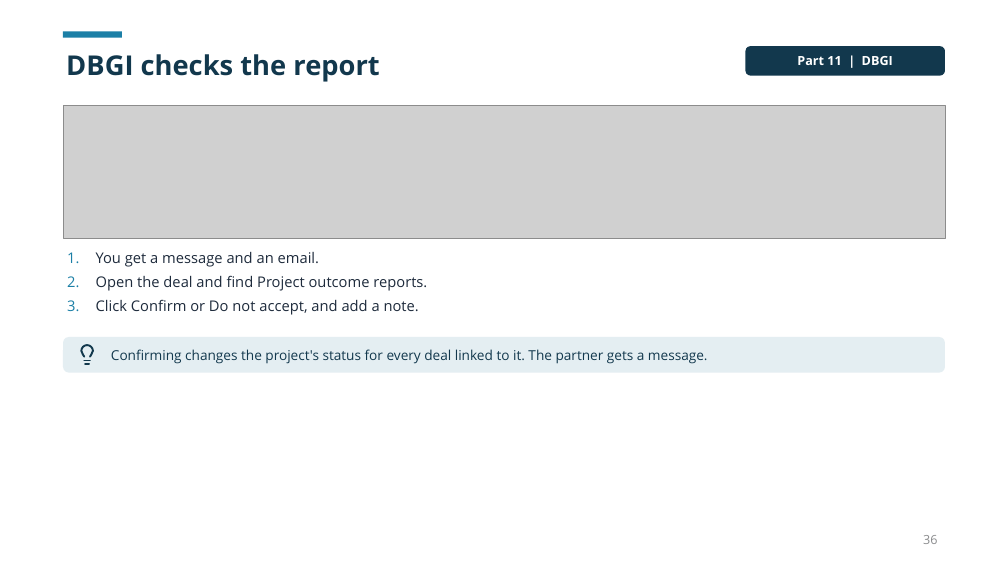
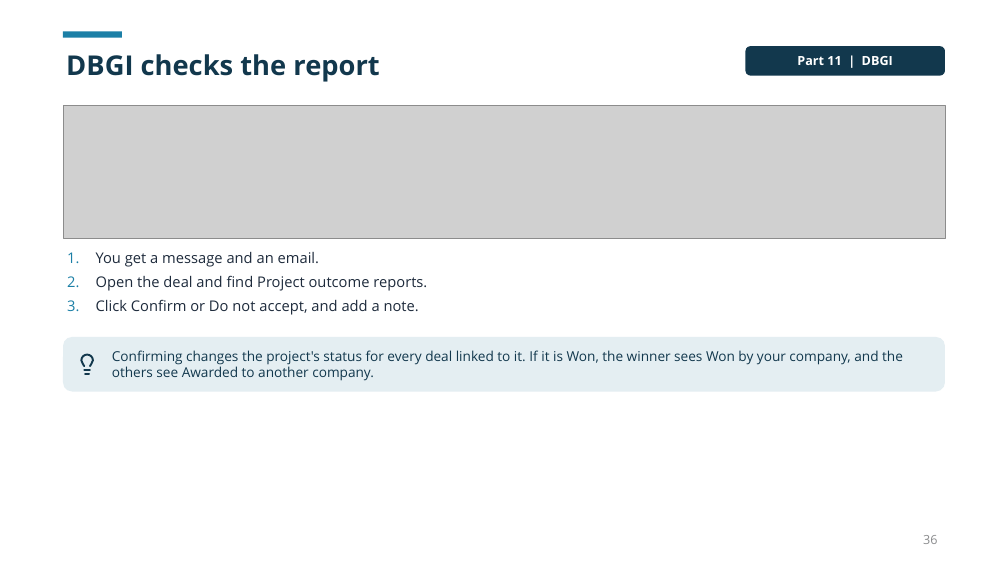
Before and after one commit to dbsuarez/dbgi-deal-registration-portal, a slide deck: slide 36 of docs/guides/Portal User Guide 2026-11/Using the DBGI Portal.pptx. Drawn at 1008x567 pixels with LibreOffice and Linux fonts; fonts in the diff are those of the drawing; grey boxes stand for pictures. Boxes give left, top, right and bottom in pixels: in the first picture for what was removed or moved away, otherwise in the second. Text is boxed around its words. In the diff, an @@ line names an element or a change of style, - is before the commit and + after.

```diff
--- a/docs/guides/Portal User Guide 2026-11/Using the DBGI Portal.pptx
+++ b/docs/guides/Portal User Guide 2026-11/Using the DBGI Portal.pptx
@@ rounded rectangle "Confirming changes the project's status ...": place and size @@
-rounded rectangle "Confirming changes the project's status ..." at <box>63,337,945,373</box>
+rounded rectangle "Confirming changes the project's status ..." at <box>63,337,945,392</box>
@@ freeform shape: place and size @@
-freeform shape at <box>76,343,99,367</box>
+freeform shape at <box>76,353,99,377</box>
@@ text in rounded rectangle at <box>112,350,903,381</box>: text changed @@
-Confirming changes the project's status for every deal linked to it. The partner gets a message.
+Confirming changes the project's status for every deal linked to it. If it is Won, the winner sees Won by your company, and the others see Awarded to another company.
```
Also in this commit, not shown: 1 other slide changed, 14 other files.
